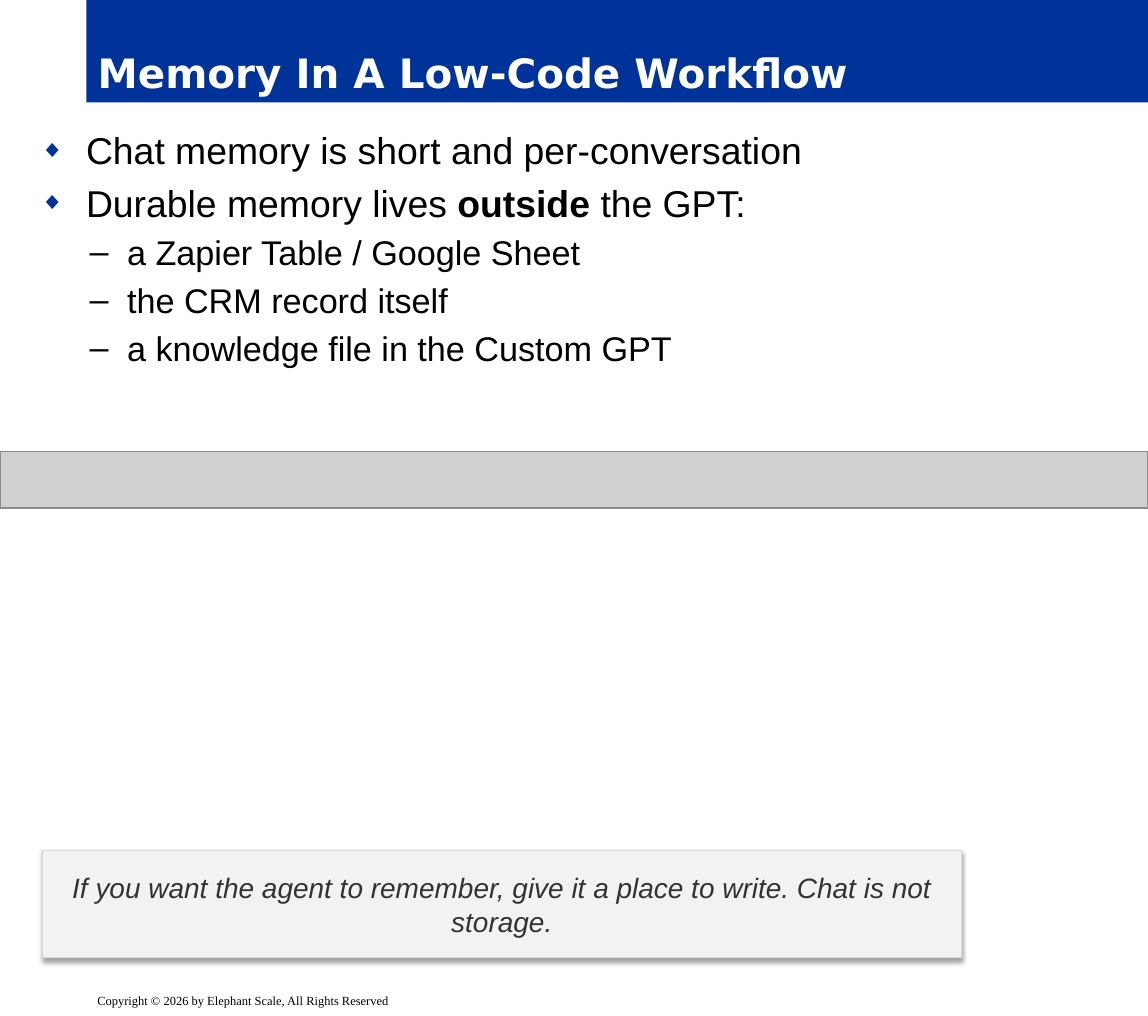
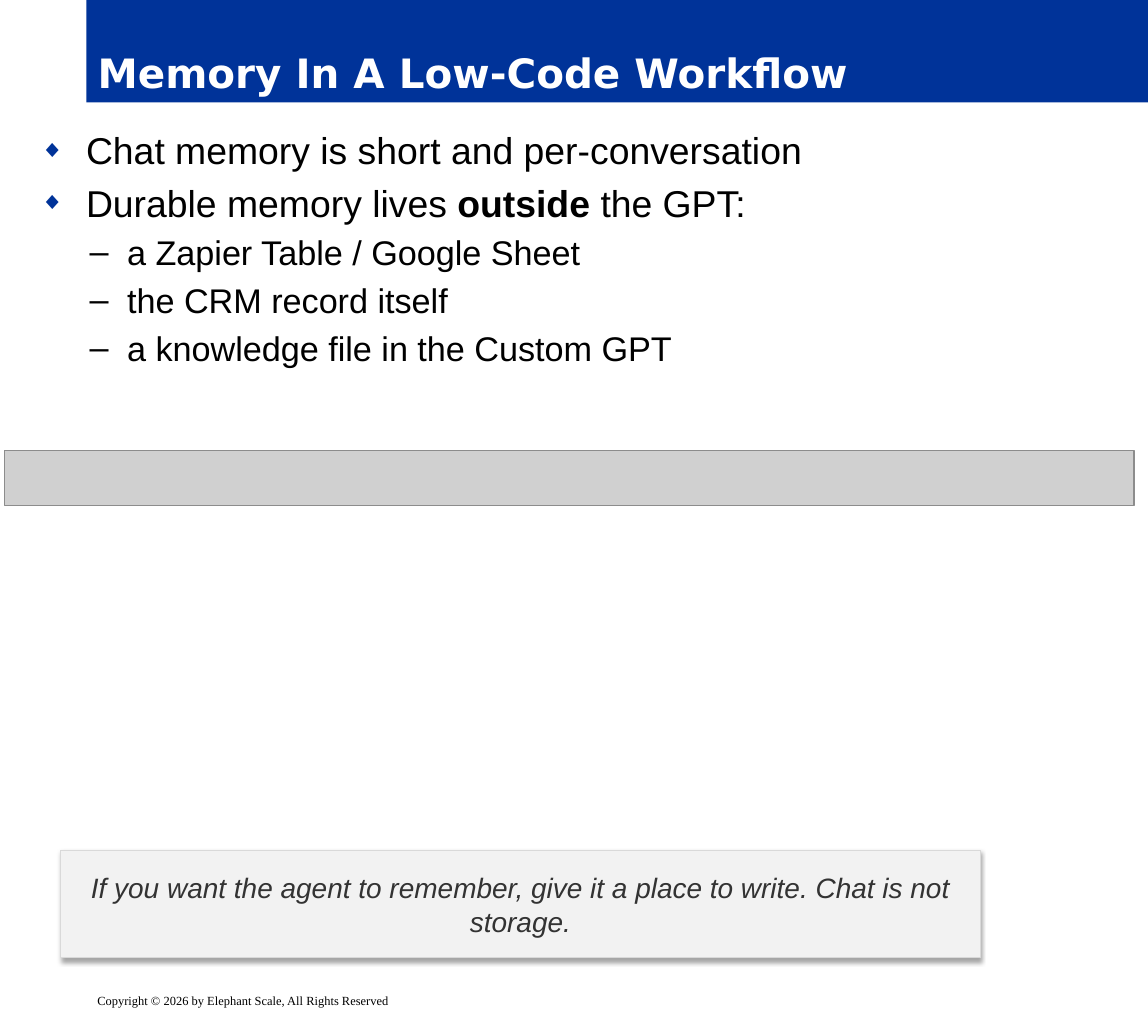
Before and after one commit to elephantscale/Building-Agentic-AI, a slide deck: slide 8 of slides/release/08-low-code-agents.pptx. Drawn at 1148x1016 pixels with LibreOffice and Linux fonts; fonts in the diff are those of the drawing; grey boxes stand for pictures; background and template pictures are left out. Boxes give left, top, right and bottom in pixels: in the first picture for what was removed or moved away, otherwise in the second. Text is boxed around its words. In the diff, an @@ line names an element or a change of style, - is before the commit and + after.

```diff
--- a/slides/release/08-low-code-agents.pptx
+++ b/slides/release/08-low-code-agents.pptx
@@ picture: place and size @@
-picture at box(0, 451, 1148, 507)
+picture at box(4, 450, 1133, 505)
@@ rectangle "If you want the agent ...": place and size @@
-rectangle "If you want the agent ..." at box(43, 851, 962, 959)
+rectangle "If you want the agent ..." at box(60, 851, 980, 959)
```
Also in this commit, not shown: 14 other slides changed.
